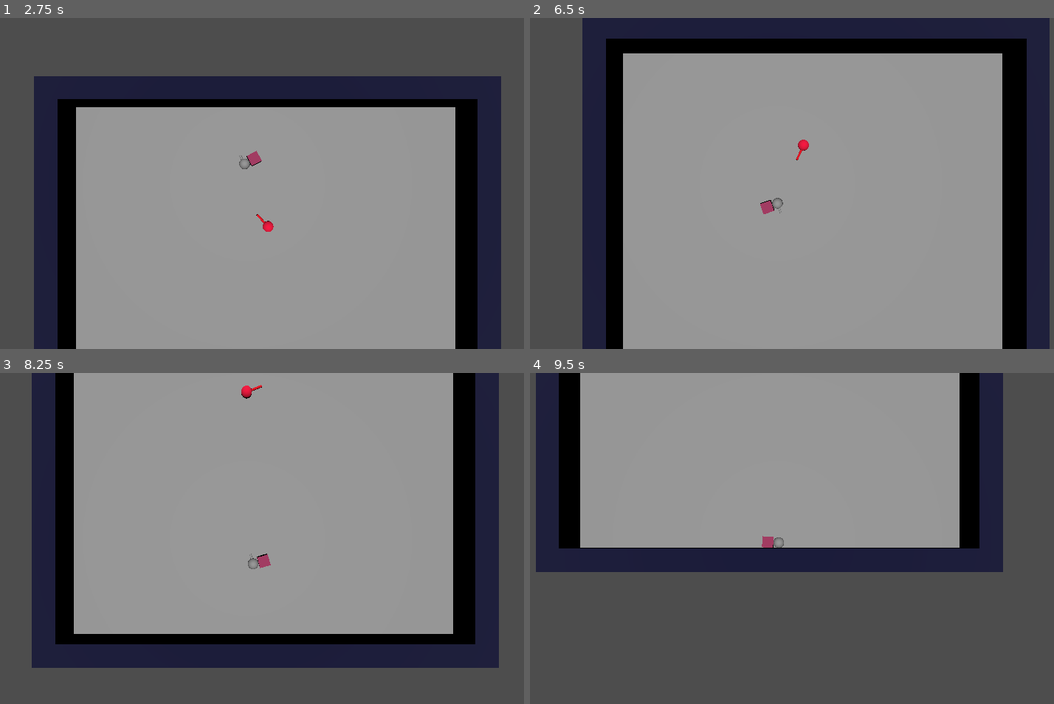
Above: before the commit, frames 1-4 (two rows, left to right).
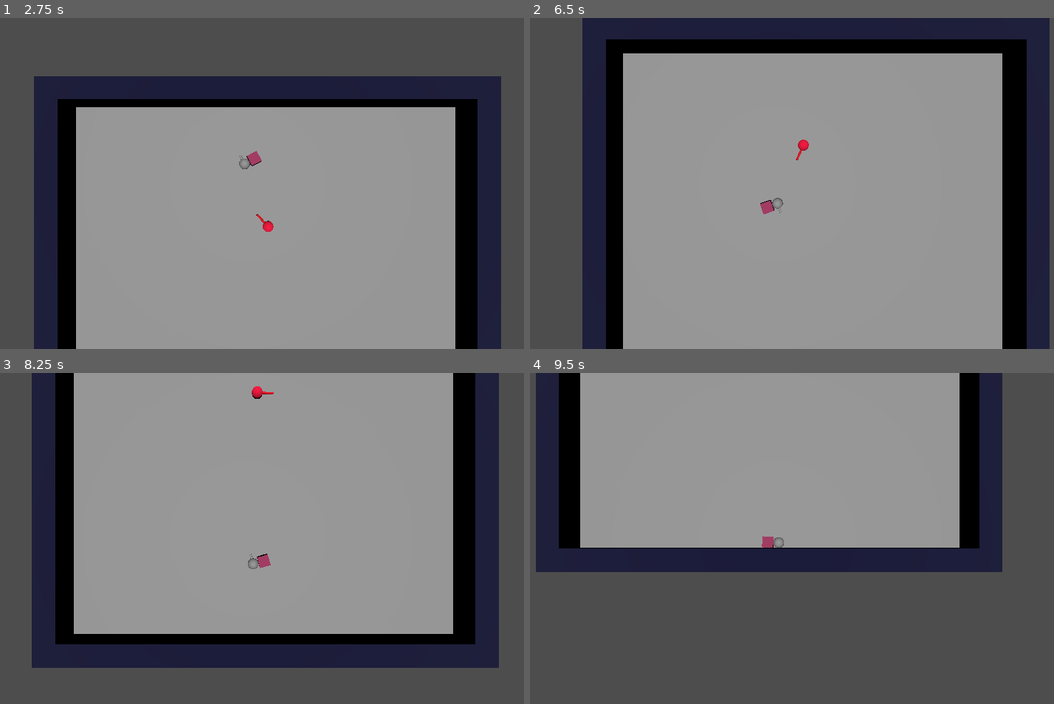
Above: after the commit, the same moments.

Repository: karstenpedersen/robo-blocks
Game: Godot game, scene res://src/scenes/game-scenes/tobias-world.tscn
Same seed, same stepped clock (60 frames per second), same inputs: the game is played once before the commit and once after it. This scene is started directly instead of the project's main scene.
Inputs (mouse positions are in pixels of both pictures, inside the frame that each line leads up to):
- Up to frame 1 (2.75 s): move the mouse to (377, 166) at 0.52 s; hold D (move_right) 0.53-1.28 s; tap V (death) at 0.6 s; move the mouse to (131, 200) at 1.27 s; hold S (move_down) 1.28-2.03 s; tap P (increase_points) at 1.35 s; move the mouse to (309, 110) at 2.02 s; hold D (move_right) from 2.03 s (still down); hold Shift (sprint) from 2.03 s (still down)
- Up to frame 2 (6.5 s): move the mouse to (750, 249) at 2.77 s; release D (move_right) at 2.78 s; release Shift (sprint) at 2.78 s; hold W (move_up) 2.78-3.53 s; tap one key every 0.75 s from 2.85 s: V (death) P (increase_points) Shift (sprint) V (death) P (increase_points); move the mouse to (954, 233) at 3.52 s; hold A (move_left) 3.53-5.03 s; move the mouse to (598, 133) at 4.27 s; move the mouse to (807, 183) at 5.02 s; hold S (move_down) 5.03-5.78 s; move the mouse to (687, 100) at 5.77 s; hold D (move_right) from 5.78 s (still down)
- Up to frame 3 (8.25 s): move the mouse to (377, 521) at 6.52 s; release D (move_right) at 6.53 s; hold W (move_up) 6.53-7.28 s; hold Shift (sprint) 6.53-7.28 s; move the mouse to (131, 555) at 7.27 s; hold D (move_right) 7.28-8.03 s; tap V (death) at 7.35 s; move the mouse to (309, 465) at 8.02 s; hold S (move_down) from 8.03 s (still down); tap P (increase_points) at 8.1 s
- Up to frame 4 (9.5 s): move the mouse to (750, 604) at 8.77 s; release S (move_down) at 8.78 s; hold A (move_left) from 8.78 s (still down); tap Shift (sprint) at 8.85 s

Frame 1 is identical in both runs. In frame 2, 0.2% of the frame differs, in the area x 14-95%, y 6-42%; in frame 3, 0.1%; in frame 4, less than 0.1%.

Commit message:
Add targeting turret component and update enemy to use it

Diff:
--- /dev/null
+++ b/src/components/targeting_turret_component.gd
@@ -0,0 +1,49 @@
+extends Node3D
+class_name TargetingTurret
+
+enum TurretMode {
+	IDLE,
+	SPIN_CLOCKWISE,
+	SPIN_COUNTERCLOCKWISE,
+	TARGETING,
+}
+
+@export var actor: Node3D
+@export var target: Node3D
+@export var turn_speed = 2
+
+var mode = TurretMode.IDLE
+
+func set_mode_targeting():
+	mode = TurretMode.TARGETING
+
+func set_mode_idle():
+	mode = TurretMode.IDLE
+
+func set_mode_spin_clockwise():
+	mode = TurretMode.SPIN_CLOCKWISE
+
+func set_mode_spin_counterclockwise():
+	mode = TurretMode.SPIN_COUNTERCLOCKWISE
+
+func set_target(t: Node3D):
+	target = t
+
+# Returns abseloute angle diff between target and turret
+func get_angle_diff():
+	var direction = actor.position.direction_to(target.position)
+	var target_angle = atan2(direction.x, direction.z)
+	return abs(actor.rotation.y - target_angle)
+
+func _physics_process(delta: float) -> void:
+	match mode:
+		TurretMode.IDLE:
+			pass
+		TurretMode.SPIN_CLOCKWISE:
+			actor.rotation.y -= delta * turn_speed
+		TurretMode.SPIN_COUNTERCLOCKWISE:
+			actor.rotation.y += delta * turn_speed
+		TurretMode.TARGETING:
+			var direction = actor.position.direction_to(target.position)
+			var target_angle = atan2(direction.x, direction.z)
+			actor.rotation.y = rotate_toward(actor.rotation.y, target_angle, turn_speed * delta)
--- a/src/entities/enemies/enemy.gd
+++ b/src/entities/enemies/enemy.gd
@@ -8,7 +8,6 @@
 
 @export var accel = 4000
 @export var max_speed = 6
-@export var rotation_speed = 2
 
 # Distance at which the enemy stops moving towards player
 @export var follow_distance = 8
@@ -19,10 +18,14 @@
 @export var target: Node3D
 
 var mode: EnemyMode
+var turret: TargetingTurret
+#@onready var turret = $TargetingTurret
 
 # Called when the node enters the scene tree for the first time.
 func _ready() -> void:
 	lock_rotation = true
+	turret = $TargetingTurret
+	turret.set_target(target)
 	set_mode(EnemyMode.IDLE)
 
 
@@ -34,17 +37,16 @@
 func movement(delta):
 	match mode:
 		EnemyMode.IDLE:
-			rotation.y += delta * rotation_speed
+			pass
 		EnemyMode.WANDER:
 			apply_force(transform.basis.z.normalized() * accel * delta)
 		EnemyMode.FOLLOW_TARGET:
-			var direction = position.direction_to(target.position)
-			var target_angle = atan2(direction.x, direction.z)
-			rotation.y = rotate_toward(rotation.y, target_angle, rotation_speed * delta)
-
+			#var direction = position.direction_to(target.position)
+			#var target_angle = atan2(direction.x, direction.z)
+			#rotation.y = rotate_toward(rotation.y, target_angle, rotation_speed * delta)
 
 			var distance = position.distance_to(target.position)
-			var angle_diff = abs(rotation.y - target_angle)
+			var angle_diff = turret.get_angle_diff()
 			if distance > follow_distance and angle_diff < follow_angle_threshold:
 				apply_force(transform.basis.z.normalized() * accel * delta)
 
@@ -73,7 +75,6 @@
 	if mode == EnemyMode.IDLE:
 		set_mode(EnemyMode.WANDER)
 
-
 func _on_wander_timer_timeout() -> void:
 	if mode == EnemyMode.WANDER:
 		set_mode(EnemyMode.IDLE)
@@ -81,6 +82,13 @@
 func set_mode(m: EnemyMode):
 	if m == EnemyMode.IDLE:
 		$IdleTimer.start(randf_range(0.5, 2))
+		if randi() % 2 == 0:
+			turret.set_mode_spin_clockwise()
+		else:
+			turret.set_mode_spin_counterclockwise()
 	elif m == EnemyMode.WANDER:
 		$WanderTimer.start(randf_range(0.5, 2))
+		turret.set_mode_idle()
+	elif m == EnemyMode.FOLLOW_TARGET:
+		turret.set_mode_targeting()
 	mode = m
--- a/src/entities/enemies/enemy.tscn
+++ b/src/entities/enemies/enemy.tscn
@@ -2,7 +2,7 @@
 
 [ext_resource type="Script" path="res://src/entities/enemies/enemy.gd" id="1_56g3d"]
 [ext_resource type="Script" path="res://src/components/detect_group_component.gd" id="2_qml86"]
-[ext_resource type="Script" path="res://src/entities/enemies/idle_timer.gd" id="3_y25u7"]
+[ext_resource type="Script" path="res://src/components/targeting_turret_component.gd" id="3_7ogkn"]
 
 [sub_resource type="StandardMaterial3D" id="StandardMaterial3D_qtk30"]
 albedo_color = Color(0.958288, 0.0201636, 0.236962, 1)
@@ -46,9 +46,12 @@
 skeleton = NodePath("../MeshInstance3D")
 
 [node name="IdleTimer" type="Timer" parent="."]
-script = ExtResource("3_y25u7")
 
 [node name="WanderTimer" type="Timer" parent="."]
+
+[node name="TargetingTurret" type="Node3D" parent="." node_paths=PackedStringArray("actor")]
+script = ExtResource("3_7ogkn")
+actor = NodePath("..")
 
 [connection signal="group_entered" from="DetectPlayer" to="." method="_on_detect_player_group_entered"]
 [connection signal="group_exited" from="DetectPlayer" to="." method="_on_detect_player_group_exited"]
